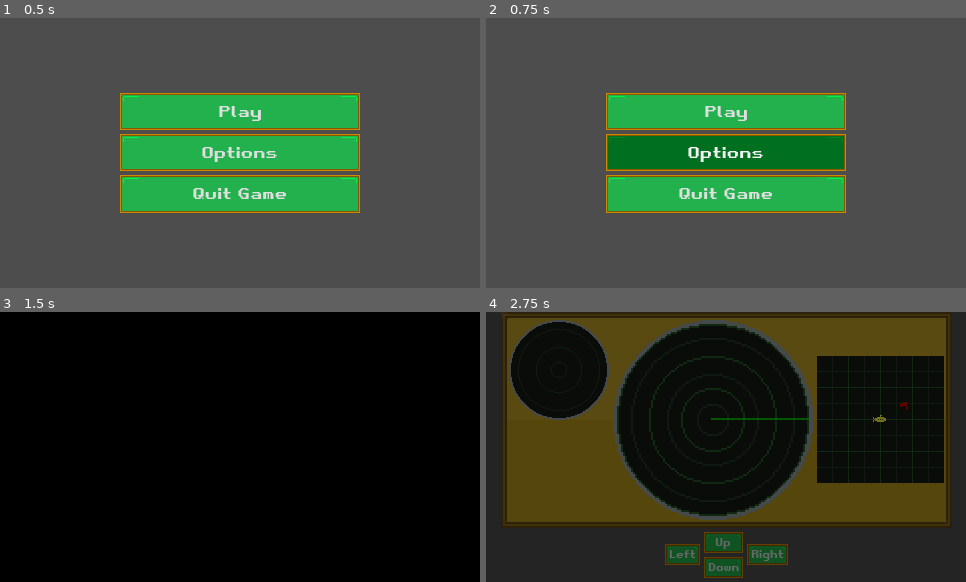
Above: before the commit, frames 1-4 (two rows, left to right).
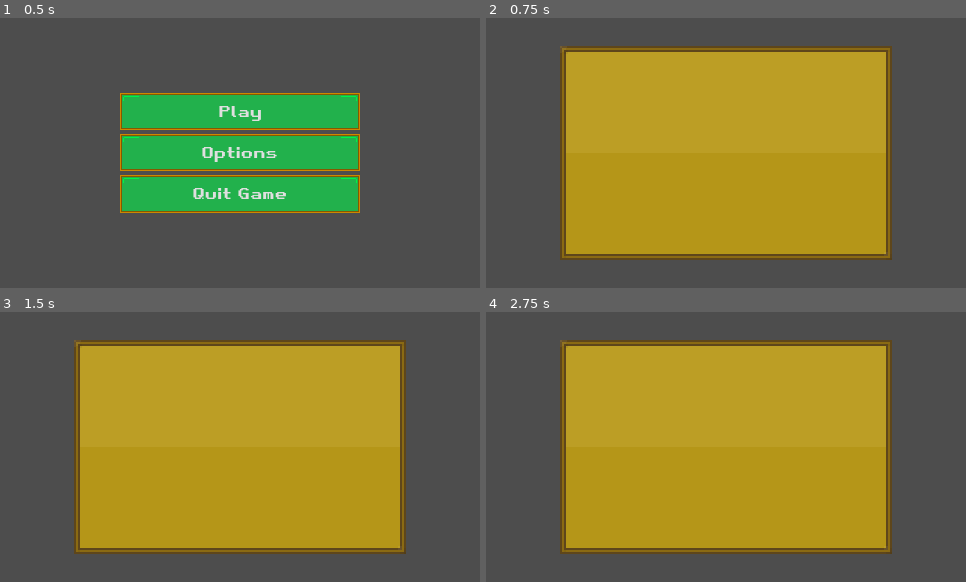
Above: after the commit, the same moments.

Repository: sparkworm/SonarScramble
Game: Godot game, scene res://scenes/main.tscn
Same seed, same stepped clock (60 frames per second), same inputs: the game is played once before the commit and once after it. The engine's default icon, where the game draws it, is replaced by a stand-in: a white triangle on a blue panel in a dark square.
Inputs:
- Up to frame 1 (0.5 s): no input
- Up to frame 2 (0.75 s): click "Options" at 0.5 s
- Up to frame 3 (1.5 s): click "Play" at 1.25 s
- Up to frame 4 (2.75 s): click "Play" at 2 s

Frame 1 is identical in both runs. In frame 2, 54% of the frame differs, in the area x 15-85%, y 10-90%; in frame 3, 100%, in the area x 0-100%, y 0-100%; in frame 4, 98%.

Commit message:
Emergency commit

Diff:
--- a/autoload/message_bus.gd
+++ b/autoload/message_bus.gd
@@ -1,10 +1,11 @@
 extends Node
 
-@warning_ignore("unused_signal")
 signal game_scene_changed(new_scene: PackedScene)
-@warning_ignore("unused_signal")
 signal player_scanned()
-@warning_ignore("unused_signal")
 signal quit_game()
-@warning_ignore("unused_signal")
-signal pause_menu_toggled()
+
+# to be DEPRECATED
+signal menu_pressed()
+
+signal menu_closed()
+signal menu_opened(menu: PackedScene)
--- a/autoload/settings.gd
+++ b/autoload/settings.gd
@@ -1,4 +1,6 @@
 extends Node
+
+signal sound_settings_updated
 
 ## The DB offset of each sound category
 var sound_settings: Dictionary = {
--- a/project.godot
+++ b/project.godot
@@ -20,6 +20,10 @@
 Globals="*res://autoload/globals.gd"
 MessageBus="*res://autoload/message_bus.gd"
 Settings="*res://autoload/settings.gd"
+
+[debug]
+
+gdscript/warnings/unused_signal=0
 
 [display]
 
--- a/scenes/entities/player_submarine.tscn
+++ b/scenes/entities/player_submarine.tscn
@@ -27,7 +27,7 @@
 
 [node name="KeyPressController" parent="." instance=ExtResource("4_ed8ep")]
 
-[node name="CrashSound" type="AudioStreamPlayer" parent="." groups=["sfx_scan"]]
+[node name="CrashSound" type="AudioStreamPlayer" parent="." groups=["sfx_ambiant"]]
 stream = ExtResource("5_kife4")
 
 [node name="EngineSound" type="AudioStreamPlayer" parent="." groups=["sfx_movement"]]
--- a/scenes/inherited/level.gd
+++ b/scenes/inherited/level.gd
@@ -23,7 +23,7 @@
 func _process(_delta) -> void:
 	if Input.is_action_just_pressed("menu"):
 		# TODO:  Make the game actuall pause
-		MessageBus.pause_menu_toggled.emit()
+		MessageBus.menu_pressed.emit()
 """
 ## DEPRECATED
 func _initialize_minimap() -> void:
--- a/scenes/main.gd
+++ b/scenes/main.gd
@@ -7,7 +7,6 @@
 var current_scene: GameScene
 
 @onready var current_scene_parent: Node = $CurrentSceneParent
-@onready var pause_menu = %PauseMenu
 @onready var scene_transition: SceneTransition = %SceneTransition
 @onready var sound_manager: SoundManager = %SoundManager
 
@@ -22,7 +21,6 @@
 	current_scene = current_scene_parent.get_child(0)
 
 	MessageBus.game_scene_changed.connect(Callable(self, "change_game_scene"))
-	MessageBus.pause_menu_toggled.connect(Callable(self, "toggle_pause_menu"))
 	MessageBus.quit_game.connect(Callable(self, "quit_game"))
 
 ## Changes the current scene to the specified scene.
@@ -37,12 +35,5 @@
 	current_scene_parent.add_child(initialized_scene)
 	sound_manager.update()
 
-func toggle_pause_menu() -> void:
-	var is_paused = Globals.toggle_pause()
-	if is_paused:
-		pause_menu.show()
-	else:
-		pause_menu.hide()
-
 func quit_game() -> void:
 	get_tree().quit()
--- a/scenes/main.tscn
+++ b/scenes/main.tscn
@@ -1,10 +1,11 @@
-[gd_scene load_steps=6 format=3 uid="uid://3d1bx4l8ymr8"]
+[gd_scene load_steps=7 format=3 uid="uid://3d1bx4l8ymr8"]
 
 [ext_resource type="Script" path="res://scenes/main.gd" id="1_pm0q6"]
 [ext_resource type="PackedScene" uid="uid://dhiyq3vdqtigr" path="res://scenes/transitional/main_menu.tscn" id="2_ik4dj"]
 [ext_resource type="PackedScene" uid="uid://b6s8t0kcnu8e1" path="res://scenes/ui/pause_menu.tscn" id="4_1rv61"]
 [ext_resource type="PackedScene" uid="uid://fn3ni7n87hm2" path="res://scenes/transitional/scene_transition.tscn" id="4_ajpai"]
 [ext_resource type="PackedScene" uid="uid://dnyngkntt5que" path="res://scenes/sound_manager.tscn" id="5_sou7u"]
+[ext_resource type="Script" path="res://scenes/ui_manager.gd" id="6_s5jeb"]
 
 [node name="Main" type="Node"]
 script = ExtResource("1_pm0q6")
@@ -33,3 +34,7 @@
 
 [node name="SoundManager" parent="." instance=ExtResource("5_sou7u")]
 unique_name_in_owner = true
+
+[node name="UIManager" type="Node" parent="." node_paths=PackedStringArray("ui_parent")]
+script = ExtResource("6_s5jeb")
+ui_parent = NodePath("../UILayer")
--- a/scenes/sound_manager.gd
+++ b/scenes/sound_manager.gd
@@ -13,7 +13,7 @@
 func update(new_active_scene: GameScene = null) -> void:
 	active_scene = new_active_scene
 	var active_tree: SceneTree = get_parent().get_tree()#active_scene.get_tree()
-	print(get_parent().get_tree_string_pretty())
+	#print(get_parent().get_tree_string_pretty())
 	music_players = active_tree.get_nodes_in_group("music")
 	sfx_alert_players = active_tree.get_nodes_in_group("sfx_alert")
 	sfx_ambiant_players = active_tree.get_nodes_in_group("sfx_ambiant")
@@ -23,19 +23,19 @@
 
 	for i in music_players:
 		i.volume_db = Settings.sound_settings["music"]
-		print(i)
+		#print(i)
 	for i in sfx_alert_players:
 		i.volume_db = Settings.sound_settings["sfx_alert"]
-		print(i)
+		#print(i)
 	for i in sfx_ambiant_players:
 		i.volume_db = Settings.sound_settings["sfx_ambiant"]
-		print(i)
+		#print(i)
 	for i in sfx_movement_players:
 		i.volume_db = Settings.sound_settings["sfx_movement"]
-		print(i)
+		#print(i)
 	for i in sfx_scan_players:
 		i.volume_db = Settings.sound_settings["sfx_scan"]
-		print(i)
+		#print(i)
 	for i in sfx_ui_players:
 		i.volume_db = Settings.sound_settings["sfx_ui"]
-		print(i)
+		#print(i)
--- a/scenes/transitional/main_menu.gd
+++ b/scenes/transitional/main_menu.gd
@@ -2,12 +2,13 @@
 extends GameScene
 
 @export var first_level: PackedScene
+@export var options_menu: PackedScene
 
 func _on_play_button_pressed() -> void:
 	MessageBus.game_scene_changed.emit(first_level)
 
 func _on_options_button_pressed() -> void:
-	pass # Replace with function body.
+	MessageBus.menu_opened.emit(options_menu)
 
 func _on_quit_button_pressed() -> void:
 	MessageBus.quit_game.emit()
--- a/scenes/transitional/main_menu.tscn
+++ b/scenes/transitional/main_menu.tscn
@@ -1,12 +1,14 @@
-[gd_scene load_steps=4 format=3 uid="uid://dhiyq3vdqtigr"]
+[gd_scene load_steps=5 format=3 uid="uid://dhiyq3vdqtigr"]
 
 [ext_resource type="Script" path="res://scenes/transitional/main_menu.gd" id="1_drdet"]
 [ext_resource type="PackedScene" uid="uid://d4gdjj2oehmvc" path="res://scenes/levels/level_1.tscn" id="2_5gwsc"]
 [ext_resource type="Theme" uid="uid://bfx602mu5pdlo" path="res://visuals/ui/ui_theme.tres" id="3_b0omw"]
+[ext_resource type="PackedScene" uid="uid://c2bgbrph2keg" path="res://scenes/ui/options_menu.tscn" id="3_t0m1i"]
 
 [node name="MainMenu" type="Node"]
 script = ExtResource("1_drdet")
 first_level = ExtResource("2_5gwsc")
+options_menu = ExtResource("3_t0m1i")
 
 [node name="MenuLayer" type="CanvasLayer" parent="."]
 
--- /dev/null
+++ b/scenes/ui/options_menu.gd
@@ -0,0 +1,26 @@
+class_name OptionsMenu
+extends Control
+
+var setting_slider_scene: PackedScene = preload("res://scenes/ui/setting_slider.tscn")
+
+@onready var option_container: VBoxContainer = %OptionContainer
+
+func _process(_delta: float) -> void:
+	if Input.is_action_just_pressed("menu"):
+		MessageBus.menu_pressed.emit()
+
+func _ready() -> void:
+	create_volume_sliders()
+
+func create_volume_sliders() -> void:
+	for sound in Settings.sound_settings.keys():
+		var setting_slider: SettingSlider = setting_slider_scene.instantiate()
+		setting_slider.text = sound
+		setting_slider.min_val = -50
+		setting_slider.max_val = 50
+		setting_slider.value_changed.connect(\
+				Callable(self, "update_sound_settings").bind(sound))
+
+func update_sound_settings(new_value: float, sound: String) -> void:
+	Settings.sound_settings[sound] = new_value
+	Settings.sound_settings_updated.emit()
--- /dev/null
+++ b/scenes/ui/options_menu.tscn
@@ -0,0 +1,43 @@
+[gd_scene load_steps=3 format=3 uid="uid://c2bgbrph2keg"]
+
+[ext_resource type="Theme" uid="uid://bfx602mu5pdlo" path="res://visuals/ui/ui_theme.tres" id="1_6j4n7"]
+[ext_resource type="Script" path="res://scenes/ui/options_menu.gd" id="2_c4ss2"]
+
+[node name="OptionsMenu" type="Control"]
+layout_mode = 3
+anchors_preset = 15
+anchor_right = 1.0
+anchor_bottom = 1.0
+grow_horizontal = 2
+grow_vertical = 2
+theme = ExtResource("1_6j4n7")
+script = ExtResource("2_c4ss2")
+
+[node name="PanelContainer" type="PanelContainer" parent="."]
+layout_mode = 1
+anchors_preset = -1
+anchor_left = 0.2
+anchor_top = 0.2
+anchor_right = 0.8
+anchor_bottom = 0.8
+offset_left = -22.0
+offset_top = -26.0
+offset_right = 22.0
+offset_bottom = 26.0
+grow_horizontal = 2
+grow_vertical = 2
+
+[node name="MarginContainer" type="MarginContainer" parent="PanelContainer"]
+layout_mode = 2
+theme_override_constants/margin_left = 10
+theme_override_constants/margin_top = 10
+theme_override_constants/margin_right = 10
+theme_override_constants/margin_bottom = 10
+
+[node name="ScrollContainer" type="ScrollContainer" parent="PanelContainer/MarginContainer"]
+layout_mode = 2
+
+[node name="OptionContainer" type="VBoxContainer" parent="PanelContainer/MarginContainer/ScrollContainer"]
+unique_name_in_owner = true
+layout_mode = 2
+size_flags_horizontal = 3
--- a/scenes/ui/pause_menu.gd
+++ b/scenes/ui/pause_menu.gd
@@ -1,14 +1,14 @@
 class_name PauseMenu
 extends Control
 
-
+@export var options_menu: PackedScene
 
 func _on_options_button_pressed():
-	pass # Replace with function body.
+	MessageBus.menu_opened.emit(options_menu)
 
 func _on_main_menu_button_pressed():
 	MessageBus.game_scene_changed.emit(Globals.main_menu_scene, "Coward...")
-	MessageBus.pause_menu_toggled.emit()
+	MessageBus.menu_pressed.emit()
 
 func _on_quit_button_pressed():
 	MessageBus.quit_game.emit()
--- a/scenes/ui/pause_menu.tscn
+++ b/scenes/ui/pause_menu.tscn
@@ -1,7 +1,8 @@
-[gd_scene load_steps=3 format=3 uid="uid://b6s8t0kcnu8e1"]
+[gd_scene load_steps=4 format=3 uid="uid://b6s8t0kcnu8e1"]
 
 [ext_resource type="Theme" uid="uid://bfx602mu5pdlo" path="res://visuals/ui/ui_theme.tres" id="1_e532m"]
 [ext_resource type="Script" path="res://scenes/ui/pause_menu.gd" id="1_h3lkv"]
+[ext_resource type="PackedScene" uid="uid://c2bgbrph2keg" path="res://scenes/ui/options_menu.tscn" id="2_sdwch"]
 
 [node name="PauseMenu" type="Control"]
 layout_mode = 3
@@ -11,6 +12,7 @@
 grow_horizontal = 2
 grow_vertical = 2
 script = ExtResource("1_h3lkv")
+options_menu = ExtResource("2_sdwch")
 
 [node name="PanelContainer" type="PanelContainer" parent="."]
 layout_mode = 1
--- /dev/null
+++ b/scenes/ui/setting_slider.gd
@@ -0,0 +1,21 @@
+## Class for sliders with a title above [br]
+## TODO: Add functionality for a reset button
+class_name SettingSlider
+extends VBoxContainer
+
+signal value_changed(new_value)
+
+@export var text: String = ""
+@export var min_val: float = 0.0
+@export var max_val: float = 100.0
+
+func _ready() -> void:
+	$Label.text = text
+	$HBoxContainer/HSlider.min_value = min_val
+	$HBoxContainer/HSlider.max_value = max_val
+
+	$HBoxContainer/HSlider.value_changed.connect(Callable(self, "change_value"))
+
+func change_value() -> void:
+	var new_value = $HBoxContainer/HSlider.value
+	value_changed.emit(new_value)
--- /dev/null
+++ b/scenes/ui/setting_slider.tscn
@@ -0,0 +1,18 @@
+[gd_scene load_steps=2 format=3 uid="uid://btx5211u0lw8f"]
+
+[ext_resource type="Script" path="res://scenes/ui/setting_slider.gd" id="1_7qe08"]
+
+[node name="SettingSlider" type="VBoxContainer"]
+offset_right = 40.0
+offset_bottom = 40.0
+script = ExtResource("1_7qe08")
+
+[node name="Label" type="Label" parent="."]
+layout_mode = 2
+
+[node name="HBoxContainer" type="HBoxContainer" parent="."]
+layout_mode = 2
+
+[node name="HSlider" type="HSlider" parent="HBoxContainer"]
+layout_mode = 2
+size_flags_horizontal = 3
--- /dev/null
+++ b/scenes/ui_manager.gd
@@ -0,0 +1,75 @@
+class_name UIManager
+extends Node
+
+## the state of the ui, used to determine what should happen when menu is
+## pressed
+enum UILevels {
+	## menu button should bring up pause menu
+	NO_UI,
+	## menu button should resume game
+	PAUSE_MENU,
+	## menu button should close the outermost menu
+	MULTI_MENU,
+}
+
+## The node holding the various menus, allowing them to be displayed.
+## [br]
+## New menus are added here.
+@export var ui_parent: CanvasLayer
+
+## An array holding the current "stack" of menus, which should always start
+## from the pause menu.
+var menu_array: Array[Control]
+
+## Reference to the pause menu, which is a key part of this menu system.
+@onready var pause_menu: PauseMenu = %PauseMenu
+
+func _ready() -> void:
+	MessageBus.menu_opened.connect(Callable(self, "open_menu"))
+	MessageBus.menu_closed.connect(Callable(self, "close_menu"))
+
+	MessageBus.menu_pressed.connect(Callable(self, "toggle_menu"))
+
+
+## Returns the current UILevels state of the UI
+func get_menu_state() -> UILevels:
+	if not Globals.is_paused:
+		return UILevels.NO_UI
+	if menu_array.size() == 1:
+		return UILevels.PAUSE_MENU
+	# unnecessary, but I'm keeping it this way in case I add more states
+	else: # menu_array.size() > 1
+		return UILevels.MULTI_MENU
+
+## Should be called when the menu button is pressed
+func toggle_menu() -> void:
+	print(get_menu_state())
+	match(get_menu_state()):
+		UILevels.NO_UI:
+			var is_paused = Globals.toggle_pause()
+			pause_menu.show()
+		UILevels.PAUSE_MENU:
+			var is_paused = Globals.toggle_pause()
+			pause_menu.hide()
+		UILevels.MULTI_MENU:
+			close_outer_menu()
+	'''
+	var is_paused = Globals.toggle_pause()
+	if is_paused:
+		pause_menu.show()
+	else:
+		pause_menu.hide()
+	'''
+
+## Called via a signal from some existing menu.
+## [br]
+## THIS DOES NOT OPEN PAUSE MENU
+func open_menu(menu: PackedScene) -> void:
+	var new_menu = menu.instantiate()
+	menu_array.append(new_menu)
+	ui_parent.add_child(new_menu)
+
+func close_outer_menu() -> void:
+	var removed_menu = menu_array[menu_array.size()-1]
+	ui_parent.remove_child(removed_menu)
+	menu_array.remove_at(menu_array.size()-1)
